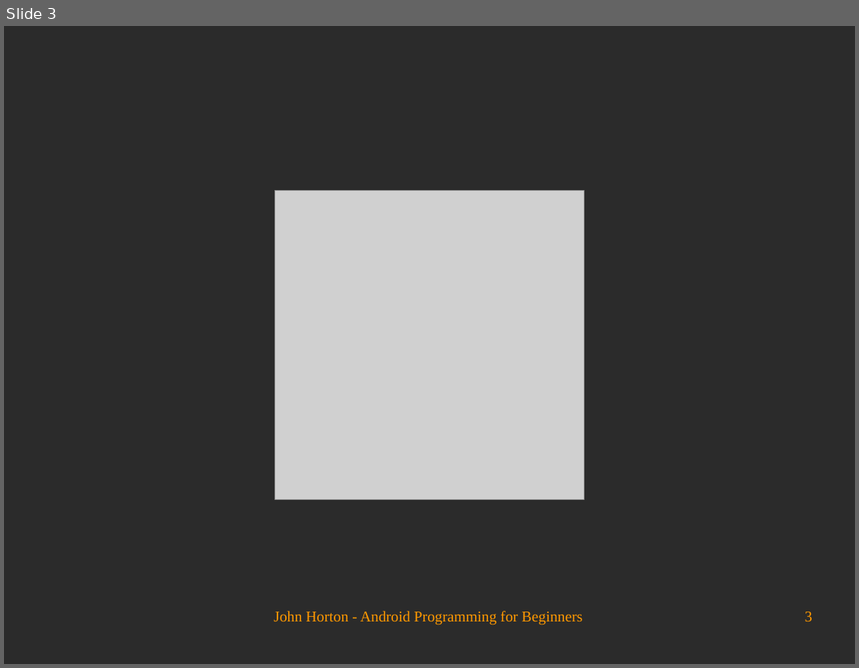
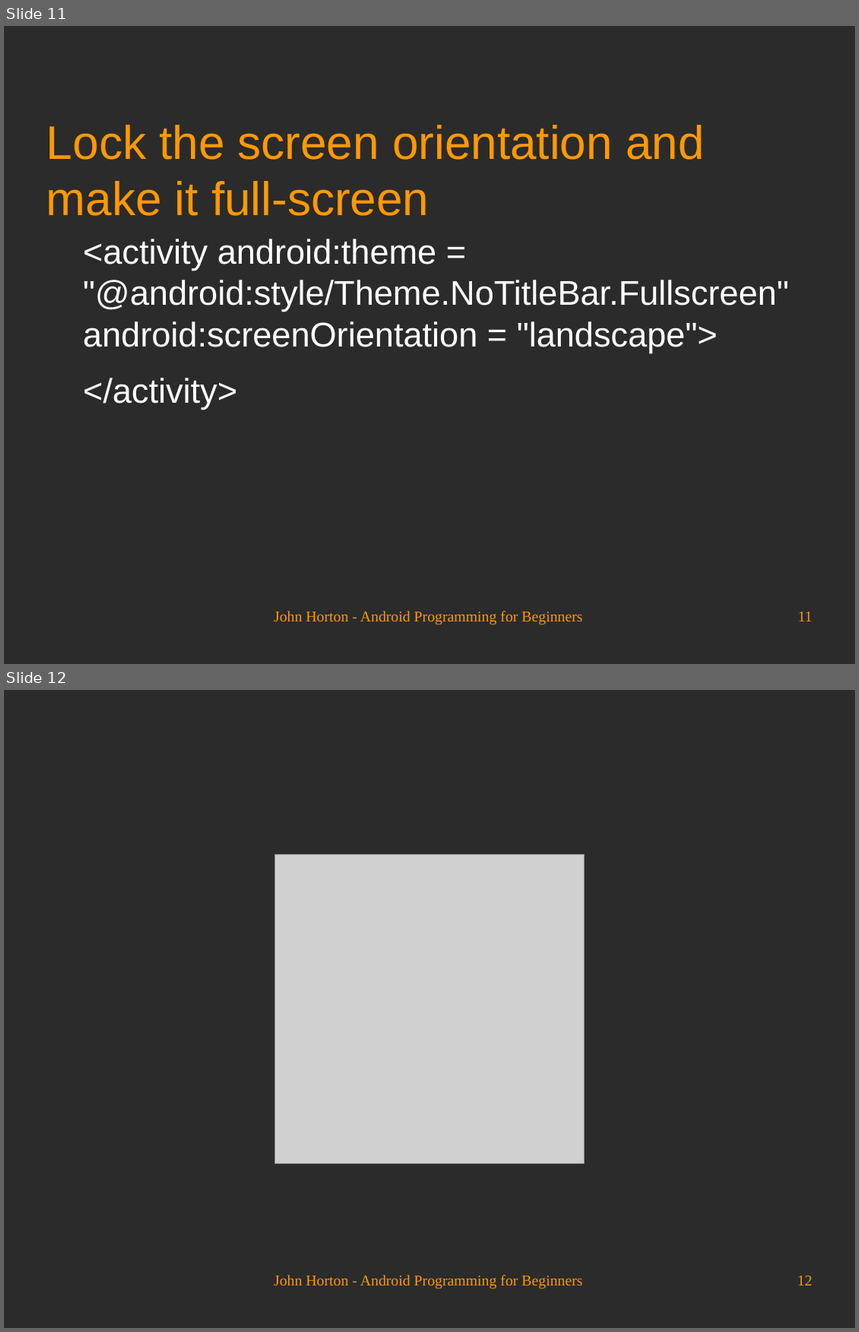
Before and after one commit to Academy-Soft-Intellect/Android-Programming-for-Beginners, a slide deck: 28_Threads_Touches_Drawing_and_a_Simple_Game.odp. Shown one above the other, each under a label of ours: slide 3 before the commit, slides 11 and 12 after it. The pictures are 859x668 and 859x1332 pixels, drawn with LibreOffice and Linux fonts; fonts in the diff are those of the drawing; grey boxes stand for pictures; background and template pictures are left out; a plain dark background stands for a picture behind light text. Boxes give left, top, right and bottom in pixels: in the first picture for what was removed or moved away, otherwise in the second. Text is boxed around its words. In the diff, an @@ line names an element or a change of style, - is before the commit and + after.

```diff
--- a/28_Threads_Touches_Drawing_and_a_Simple_Game.odp
+++ b/28_Threads_Touches_Drawing_and_a_Simple_Game.odp
@@ slide 11 added at [4, 26, 855, 664], background picture (left out) @@
@@ title added at [47, 125, 705, 216], 44 pt, text #FF9900 @@
+Lock the screen orientation and make it full-screen
@@ text added at [83, 239, 789, 409], 32 pt, text #FFFFFF @@
+<activity android:theme = "@android:style/Theme.NoTitleBar.Fullscreen" android:screenOrientation = "landscape">
+</activity>
@@ text added at [274, 611, 582, 626], 14 pt, text #FF9900 @@
+John Horton - Android Programming for Beginners
@@ page number added at [798, 612, 813, 622], 14 pt, text #FF9900 @@
+11
@@ what was slide 3 is now slide 12 @@
@@ page number at [797, 1276, 813, 1286]: text changed @@
-3
+12
```
Also in this commit, not shown: 2 slides changed, 8 other slides added.
